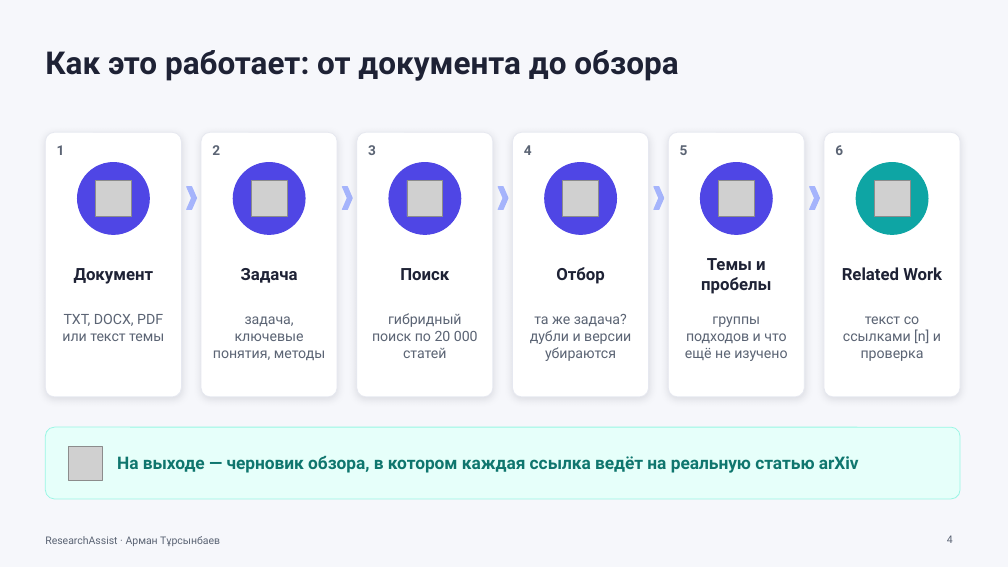
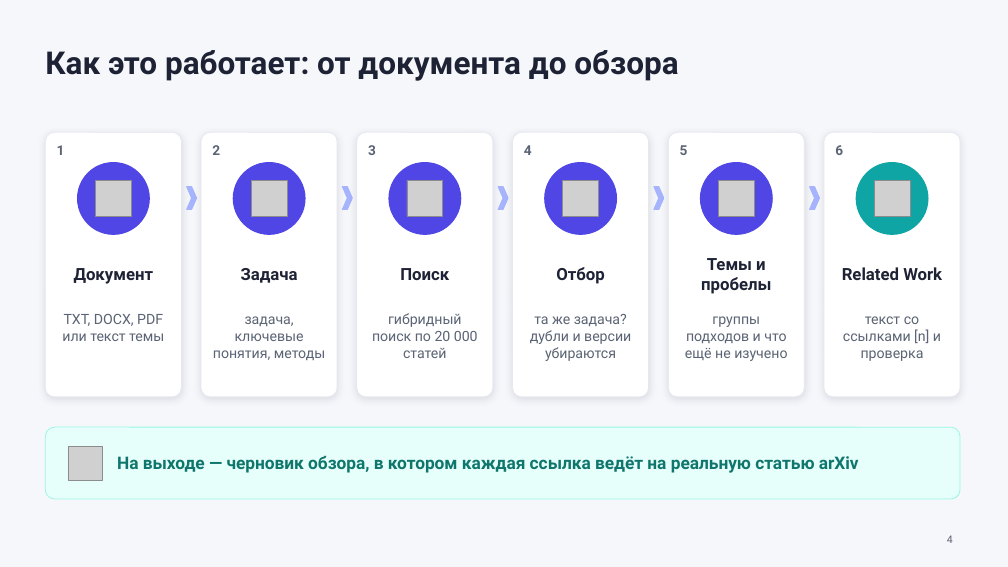
Before and after one commit to Armani7777/aiml_assignment_3, a slide deck: slide 4 of presentation/ResearchAssist_презентация.pptx. Drawn at 1008x567 pixels with LibreOffice and Linux fonts; fonts in the diff are those of the drawing; grey boxes stand for pictures. Boxes give left, top, right and bottom in pixels: in the first picture for what was removed or moved away, otherwise in the second. Text is boxed around its words. In the diff, an @@ line names an element or a change of style, - is before the commit and + after.

```diff
--- a/presentation/ResearchAssist_презентация.pptx
+++ b/presentation/ResearchAssist_презентация.pptx
@@ text removed at (45, 536, 220, 546) @@
-ResearchAssist · Арман Тұрсынбаев
```
Also in this commit, not shown: 11 other slides changed, 3 other files.
